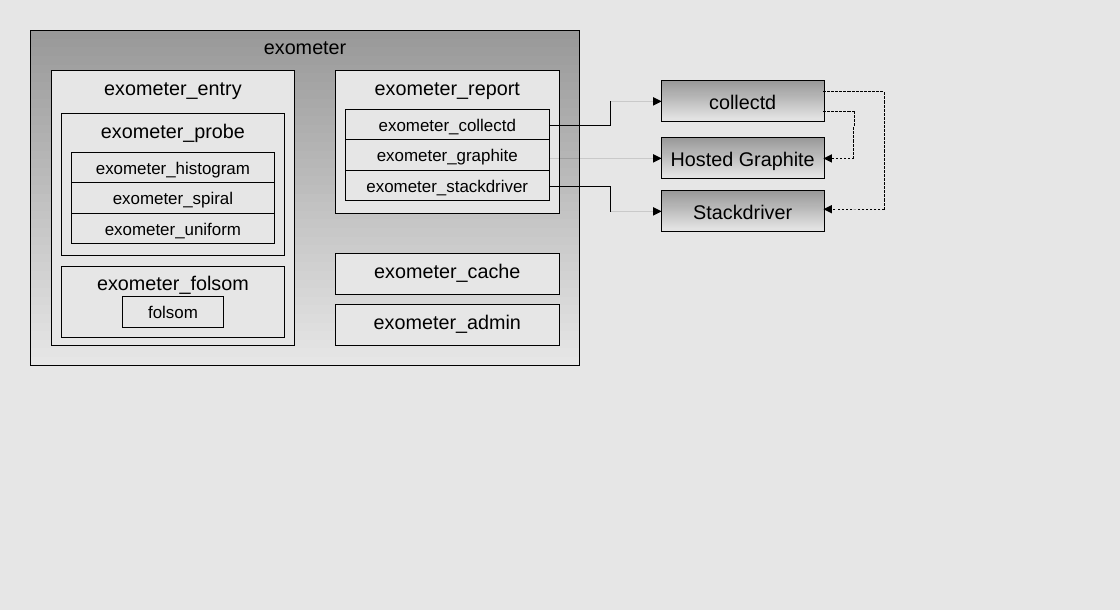
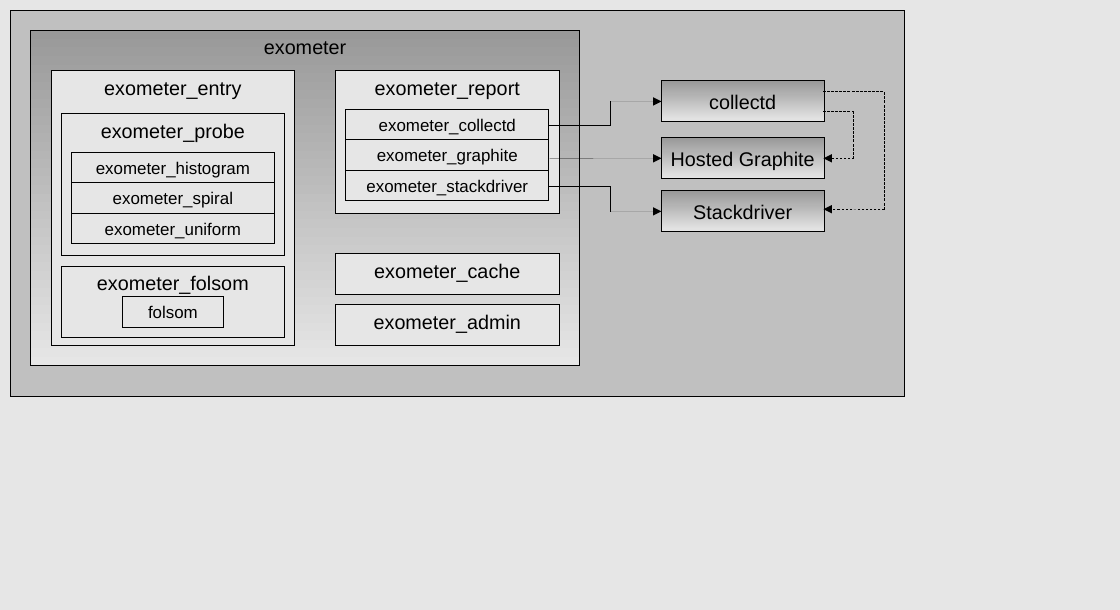
Before and after one commit to Feuerlabs/exometer, a slide deck: slide 1 of doc/exometer_overview.odp (slide 2 before the commit). Drawn at 1120x610 pixels with LibreOffice and Linux fonts; fonts in the diff are those of the drawing. Boxes give left, top, right and bottom in pixels: in the first picture for what was removed or moved away, otherwise in the second. Text is boxed around its words. In the diff, an @@ line names an element or a change of style, - is before the commit and + after.

```diff
--- a/doc/exometer_overview.odp
+++ b/doc/exometer_overview.odp
@@ rectangle added at <box>10,10,905,396</box>, fill #C0C0C0, outline #000000 0 pt @@
```
Also in this commit, not shown: 1 slide removed, 3 other files.
